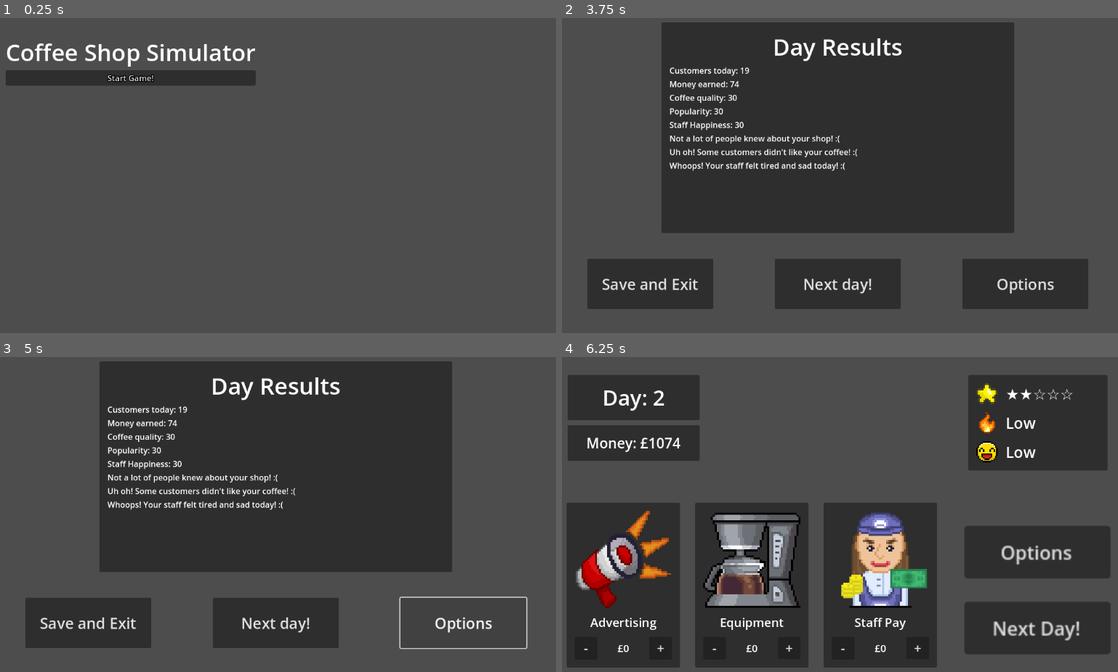
Above: before the commit, frames 1-4 (two rows, left to right).
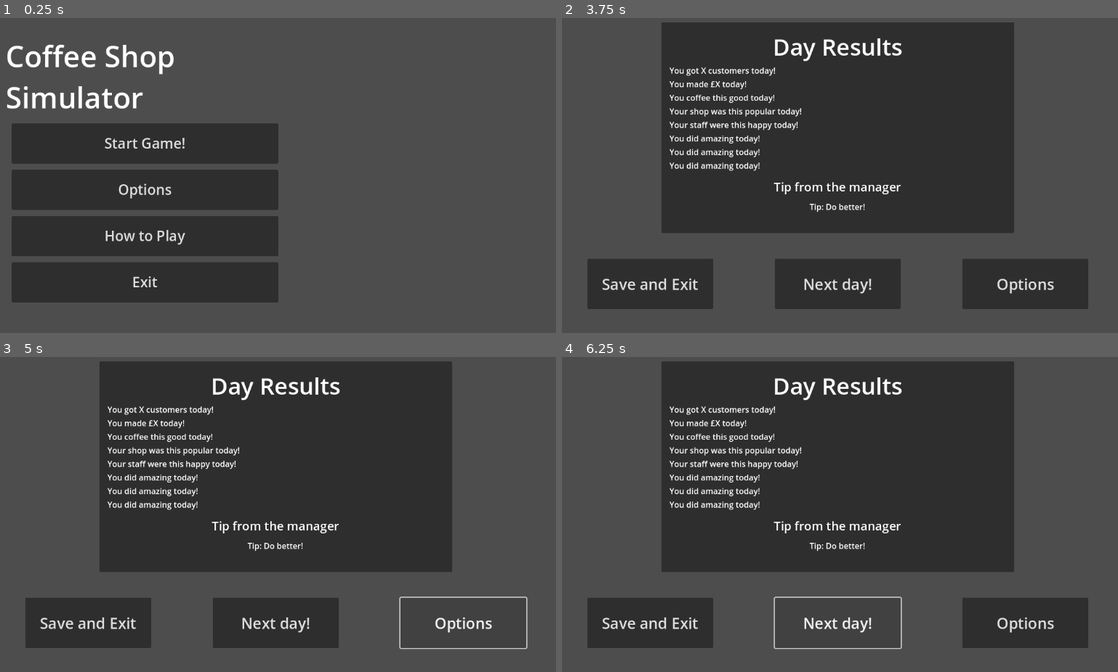
Above: after the commit, the same moments.

Repository: GravyFin/coffee-shop-simulator
Game: Godot game, scene res://scenes/main_menu.tscn
The game is run twice, just before and just after one commit, with the same random seed, the same clock (stepped at 60 frames per second) and the same inputs.
Inputs (mouse positions are in pixels of both pictures, inside the frame that each line leads up to):
- Up to frame 1 (0.25 s): no input
- Up to frame 2 (3.75 s): click (706, 191) at 0.5 s, where only the run after the commit has a clickable "Options"; click (706, 235) at 1.25 s, where only the run after the commit has a clickable "How to Play"; click "Start Game!" at 2 s; click "Options" at 2.75 s; click "Next Day!" at 3.5 s
- Up to frame 3 (5 s): click "Options" at 4.25 s
- Up to frame 4 (6.25 s): click "Next day!" at 5 s; click (840, 621) at 5.75 s, where only the run after the commit has a clickable "Next day!"

The runs differ from the first frame. In frame 1, 29% of the frame differs, in the area x 1-51%, y 8-91%; in frame 2, 2.7%; in frame 3, 2.7%; in frame 4, 63%, in the area x 0-99%, y 1-99%.
Error after the commit: Parse Error: Function "update_tip()" not found in base self. (res://scripts/results_menu.gd:63)

Commit message:
Updated feedback with more options
Added more feedback options regarding results at the end of the day.

Diff:
--- a/scenes/main_menu.tscn
+++ b/scenes/main_menu.tscn
@@ -4,34 +4,80 @@
 
 [node name="Control" type="Control"]
 layout_mode = 3
-anchors_preset = 0
-offset_right = 40.0
-offset_bottom = 40.0
+anchors_preset = 15
+anchor_right = 1.0
+anchor_bottom = 1.0
+grow_horizontal = 2
+grow_vertical = 2
 
-[node name="VBoxContainer" type="VBoxContainer" parent="."]
-clip_contents = true
+[node name="Label" type="Label" parent="."]
 layout_mode = 0
 offset_left = 40.0
 offset_top = 40.0
 offset_right = 536.0
-offset_bottom = 139.0
+offset_bottom = 104.0
+theme_override_font_sizes/font_size = 58
+text = "Coffee Shop
+Simulator"
 
-[node name="Label" type="Label" parent="VBoxContainer"]
+[node name="MarginContainer" type="MarginContainer" parent="."]
+layout_mode = 0
+offset_left = 40.0
+offset_top = 202.0
+offset_right = 593.0
+offset_bottom = 582.0
+theme_override_constants/margin_left = 12
+theme_override_constants/margin_top = 12
+theme_override_constants/margin_right = 12
+theme_override_constants/margin_bottom = 12
+
+[node name="VBoxContainer" type="VBoxContainer" parent="MarginContainer"]
+clip_contents = true
 layout_mode = 2
-theme_override_font_sizes/font_size = 46
-text = "Coffee Shop Simulator"
+theme_override_constants/separation = 12
 
-[node name="StartGameButton" type="Button" parent="VBoxContainer"]
+[node name="StartGameButton" type="Button" parent="MarginContainer/VBoxContainer"]
+custom_minimum_size = Vector2(0, 80)
 layout_mode = 2
-size_flags_vertical = 3
-theme_override_constants/outline_size = 6
+theme_override_constants/outline_size = 0
 theme_override_constants/h_separation = 6
 theme_override_constants/icon_max_width = 6
 theme_override_constants/align_to_largest_stylebox = 6
 theme_override_constants/line_spacing = 6
+theme_override_font_sizes/font_size = 28
 text = "Start Game!"
 autowrap_mode = 1
 icon_alignment = 1
 script = ExtResource("1_l6cm7")
 
-[connection signal="pressed" from="VBoxContainer/StartGameButton" to="VBoxContainer/StartGameButton" method="_on_pressed"]
+[node name="OptionsButton" type="Button" parent="MarginContainer/VBoxContainer"]
+custom_minimum_size = Vector2(0, 80)
+layout_mode = 2
+theme_override_constants/h_separation = 6
+theme_override_constants/icon_max_width = 6
+theme_override_constants/align_to_largest_stylebox = 6
+theme_override_constants/line_spacing = 6
+theme_override_font_sizes/font_size = 28
+text = "Options"
+
+[node name="HowToPlayButton" type="Button" parent="MarginContainer/VBoxContainer"]
+custom_minimum_size = Vector2(0, 80)
+layout_mode = 2
+theme_override_constants/h_separation = 6
+theme_override_constants/icon_max_width = 6
+theme_override_constants/align_to_largest_stylebox = 6
+theme_override_constants/line_spacing = 6
+theme_override_font_sizes/font_size = 28
+text = "How to Play"
+
+[node name="Exit" type="Button" parent="MarginContainer/VBoxContainer"]
+custom_minimum_size = Vector2(0, 80)
+layout_mode = 2
+theme_override_constants/h_separation = 6
+theme_override_constants/icon_max_width = 6
+theme_override_constants/align_to_largest_stylebox = 6
+theme_override_constants/line_spacing = 6
+theme_override_font_sizes/font_size = 28
+text = "Exit"
+
+[connection signal="pressed" from="MarginContainer/VBoxContainer/StartGameButton" to="MarginContainer/VBoxContainer/StartGameButton" method="_on_pressed"]
--- a/scenes/results_menu.tscn
+++ b/scenes/results_menu.tscn
@@ -84,7 +84,21 @@
 fit_content = true
 vertical_alignment = 1
 
-[node name="MarginContainer" type="MarginContainer" parent="."]
+[node name="TipTitle" type="Label" parent="ResultsPanel/MarginContainer/VBoxContainer"]
+layout_mode = 2
+size_flags_vertical = 6
+theme_override_font_sizes/font_size = 24
+text = "Tip from the manager"
+horizontal_alignment = 1
+
+[node name="TipLabel" type="Label" parent="ResultsPanel/MarginContainer/VBoxContainer"]
+clip_contents = true
+layout_mode = 2
+size_flags_vertical = 2
+text = "Tip: Do better!"
+horizontal_alignment = 1
+
+[node name="ButtonsPanel" type="MarginContainer" parent="."]
 layout_mode = 0
 offset_left = -489.125
 offset_top = 167.0
@@ -95,28 +109,28 @@
 theme_override_constants/margin_right = 12
 theme_override_constants/margin_bottom = 12
 
-[node name="HBoxContainer" type="HBoxContainer" parent="MarginContainer"]
+[node name="HBoxContainer" type="HBoxContainer" parent="ButtonsPanel"]
 layout_mode = 2
 
-[node name="SaveExitButton" type="Button" parent="MarginContainer/HBoxContainer"]
+[node name="SaveExitButton" type="Button" parent="ButtonsPanel/HBoxContainer"]
 custom_minimum_size = Vector2(250, 100)
 layout_mode = 2
 size_flags_horizontal = 2
 theme_override_font_sizes/font_size = 30
 text = "Save and Exit"
 
-[node name="NextDayButton" type="Button" parent="MarginContainer/HBoxContainer"]
+[node name="NextDayButton" type="Button" parent="ButtonsPanel/HBoxContainer"]
 custom_minimum_size = Vector2(250, 100)
 layout_mode = 2
 size_flags_horizontal = 4
 theme_override_font_sizes/font_size = 30
 text = "Next day!"
 
-[node name="OptionsButton" type="Button" parent="MarginContainer/HBoxContainer"]
+[node name="OptionsButton" type="Button" parent="ButtonsPanel/HBoxContainer"]
 custom_minimum_size = Vector2(250, 100)
 layout_mode = 2
 size_flags_horizontal = 10
 theme_override_font_sizes/font_size = 30
 text = "Options"
 
-[connection signal="pressed" from="MarginContainer/HBoxContainer/NextDayButton" to="." method="_on_next_day_pressed"]
+[connection signal="pressed" from="ButtonsPanel/HBoxContainer/NextDayButton" to="." method="_on_next_day_pressed"]
--- a/scripts/results_menu.gd
+++ b/scripts/results_menu.gd
@@ -6,25 +6,26 @@
 @onready var popularity_label = $ResultsPanel/MarginContainer/VBoxContainer/Popularity
 @onready var staff_happiness_label = $ResultsPanel/MarginContainer/VBoxContainer/StaffHappiness
 @onready var feedback_label = $ResultsPanel/MarginContainer/VBoxContainer/Feedback
+@onready var tip_label = $ResultsPanel/MarginContainer/VBoxContainer/TipLabel
 
 func update_shop_stats():
 	# Advertising -> Popularity
 	if GameManager.advertising_spend == 0:
-		GameManager.popularity -= 20
+		GameManager.popularity -= 15
 	else:
-		GameManager.popularity += int(GameManager.advertising_spend / 10.0)
+		GameManager.popularity += int(GameManager.advertising_spend / 25.0)
 
 	# Equipment -> Coffee Quality
 	if GameManager.equipment_spend == 0:
-		GameManager.coffee_quality -= 20
+		GameManager.coffee_quality -= 15
 	else:
-		GameManager.coffee_quality += int(GameManager.equipment_spend / 10.0)
+		GameManager.coffee_quality += int(GameManager.equipment_spend / 25.0)
 
 	# Staff -> Staff Happiness
 	if GameManager.staff_spend == 0:
-		GameManager.staff_happiness -= 20
+		GameManager.staff_happiness -= 15
 	else:
-		GameManager.staff_happiness += int(GameManager.staff_spend / 10.0)
+		GameManager.staff_happiness += int(GameManager.staff_spend / 25.0)
 
 	clamp_stats()
 
@@ -59,6 +60,7 @@
 
 	update_ui(customers, revenue)
 	update_feedback()
+	update_tip()
 
 func update_ui(customers: int, revenue: int):
 	customers_label.text = "Customers today: %d" % customers
@@ -69,22 +71,70 @@
 
 func update_feedback():
 	var messages := []
-	if GameManager.advertising_spend > 0:
-		messages.append("Well done! Your advertising brought in more customers!! :D")
+
+	var ad = GameManager.advertising_spend
+	if ad == 0:
+		messages.append("Whoops! Not a lot of people knew about your shop! :(")
+	elif ad <= 100:
+		messages.append("Okay.. your adverts helped a little bit, but there weren't that many!")
+	elif ad <= 250:
+		messages.append("You sold adverts well today, you got more customers than usual!")
 	else:
-		messages.append("Not a lot of people knew about your shop! :(")
+		messages.append("Well done! Your adverts brought in a lot of customers! :D")
 
-	if GameManager.equipment_spend > 0:
-		messages.append("Well done! Your coffee tasted really good today! :D")
+	var eq = GameManager.equipment_spend
+	if eq == 0:
+		messages.append("Uh oh! Your coffee didn't really taste that good today! :(")
+	elif eq <= 100:
+		messages.append("You made some upgrades and the coffee was a little bit better!")
+	elif eq <= 250:
+		messages.append("Your coffee was pretty good today thanks to the new machines!")
 	else:
-		messages.append("Uh oh! Some customers didn't like your coffee! :(")
+		messages.append("Well done! Your coffee tasted super yummy today! :D")
 
-	if GameManager.staff_spend > 0:
-		messages.append("Well done! Your staff were super happy and worked very hard! :D")
+	var sf = GameManager.staff_spend
+	if sf == 0:
+		messages.append("Whoops! Your staff felt tired and sad today! :(")
+	elif sf <= 100:
+		messages.append("Your staff worked a little bit harder today!")
+	elif sf <= 250:
+		messages.append("Your staff worked were happy and hard-working today!")
 	else:
-		messages.append("Whoops! Your staff felt tired and sad today! :(")
+		messages.append("You staff were super happy today, they worked super hard! :D")
 
 	feedback_label.text = "\n".join(messages)
 
+func generate_tip():
+	var ad = GameManager.advertising_spend
+	var eq = GameManager.equipment_spend
+	var sf = GameManager.staff_spend
+
+	# === ADVERTISING TIPS ===
+	if ad == 0:
+		tip_label.text = "Try spending some more money on advertising so people know about you coffee shop!"
+		return
+	elif ad <= 100:
+		tip_label.text = "A little bit more advertising would bring in even more customers into to your coffee shop!"
+		return
+
+	# === EQUIPMENT TIPS ===
+	if eq == 0:
+		tip_label.text = "Try to spend more money on your coffee shop equipment so you coffee tastes even better!"
+		return
+	elif eq <= 100:
+		tip_label.text = "A little more money into your coffee equipment would make your coffee really yummy!"
+		return
+
+	# === STAFF TIPS ===
+	if sf == 0:
+		tip_label.text = "Try spending more money on you staff, they will be happier and work way harder for you!"
+		return
+	elif sf <= 100:
+		tip_label.text = "Your staff would work way harder if you paid them a little bit more money!"
+		return
+
+	# === POSITIVE FEEDBACK ===
+	tip_label.text = "Great job! Your coffee shop is running really well! Keep up the good work!"
+
 func _on_next_day_pressed():
 	get_tree().change_scene_to_file("res://scenes/allocation_menu.tscn")
Not shown, added: assets/COFFEE_CUP_GIF.mp4
